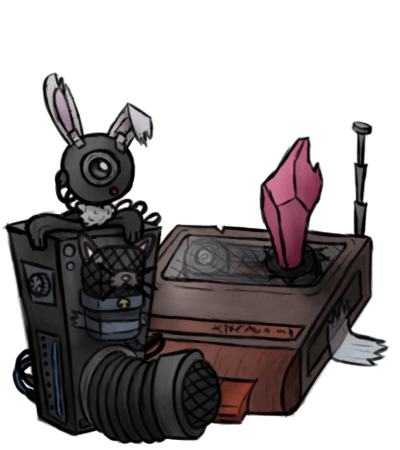
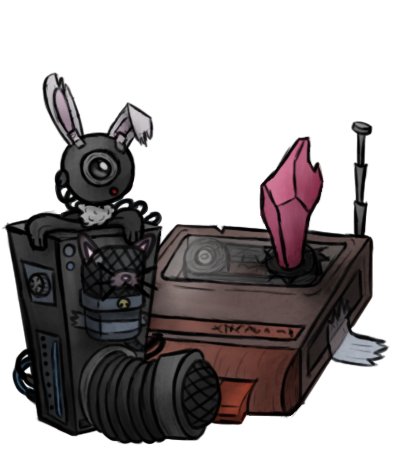
Two versions of the same layered image (w=400, h=450). Layer-by-layer changes:
hid "Capa 11" over (x1=170, y1=239, x2=341, y2=285)
showed group "Color" (6 layers) over (x1=6, y1=74, x2=388, y2=445)
showed "Capa 6" over (x1=6, y1=74, x2=388, y2=445)
